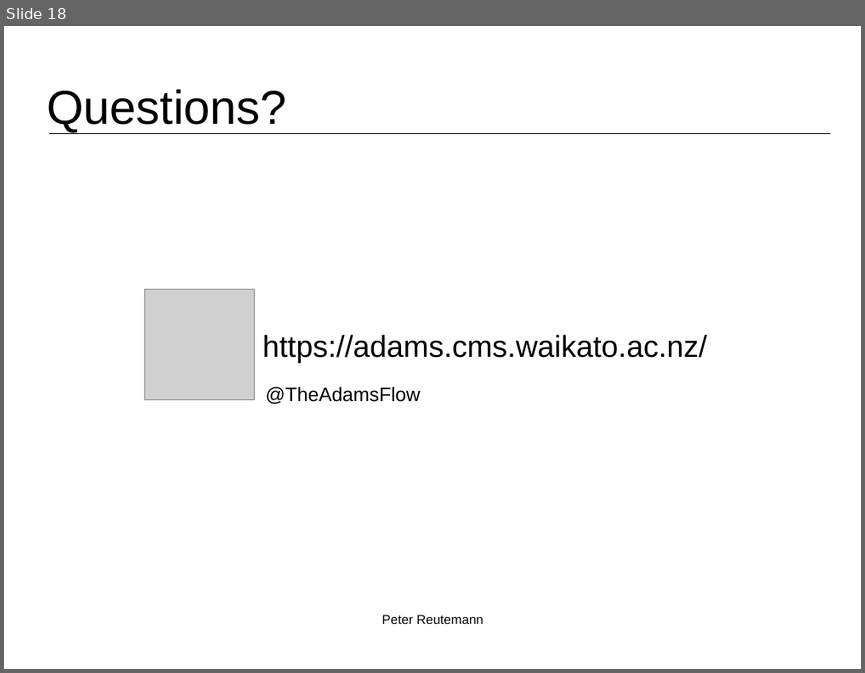
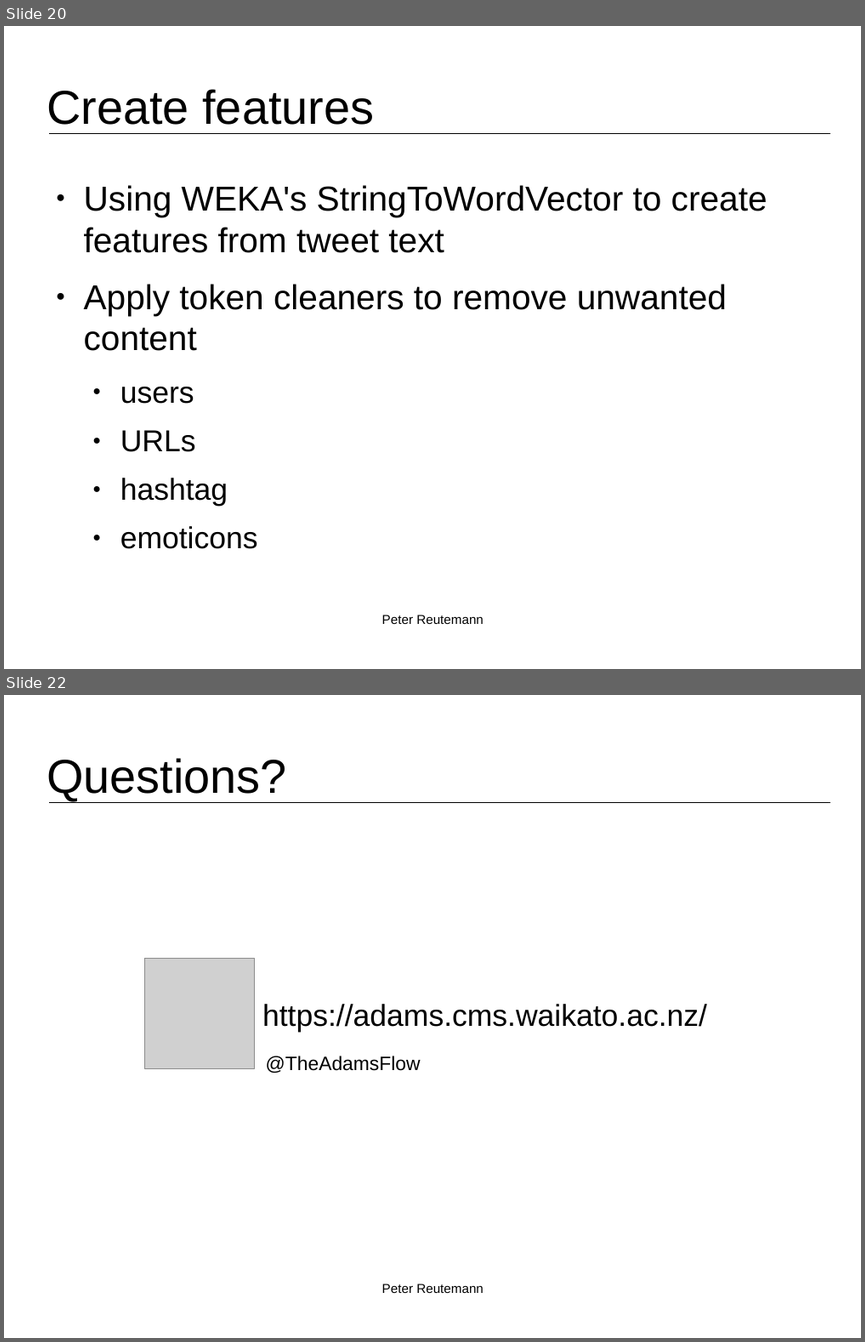
Before and after one commit to fracpete/kuching-2015, a slide deck: 4_twitter/kuching2015_twitter.odp. Shown one above the other, each under a label of ours: slide 18 before the commit, slides 20 and 22 after it; the slides between them are not shown. The pictures are 865x673 and 865x1342 pixels, drawn with LibreOffice and Linux fonts; fonts in the diff are those of the drawing; grey boxes stand for pictures; background and template pictures are left out. Boxes give left, top, right and bottom in pixels: in the first picture for what was removed or moved away, otherwise in the second. Text is boxed around its words. In the diff, an @@ line names an element or a change of style, - is before the commit and + after.

```diff
--- a/4_twitter/kuching2015_twitter.odp
+++ b/4_twitter/kuching2015_twitter.odp
@@ slide 20 added at box(4, 26, 861, 669), background #FFFFFF; not listed: 1 template element that a slide beside it also shows @@
@@ title added at box(46, 89, 374, 125), 44 pt, text #000000 @@
+Create features
@@ text added at box(84, 185, 767, 549), 32 pt, text #000000 @@
+● Using WEKA's StringToWordVector to create features from tweet text
+● Apply token cleaners to remove unwanted content
+  ● users
+  ● URLs
+  ● hashtag
+  ● emoticons
@@ text added at box(382, 614, 483, 624), 12 pt, text #000000 @@
+Peter Reutemann
@@ what was slide 18 is now slide 22 @@
```
Also in this commit, not shown: 3 other slides added, 10 other files.
